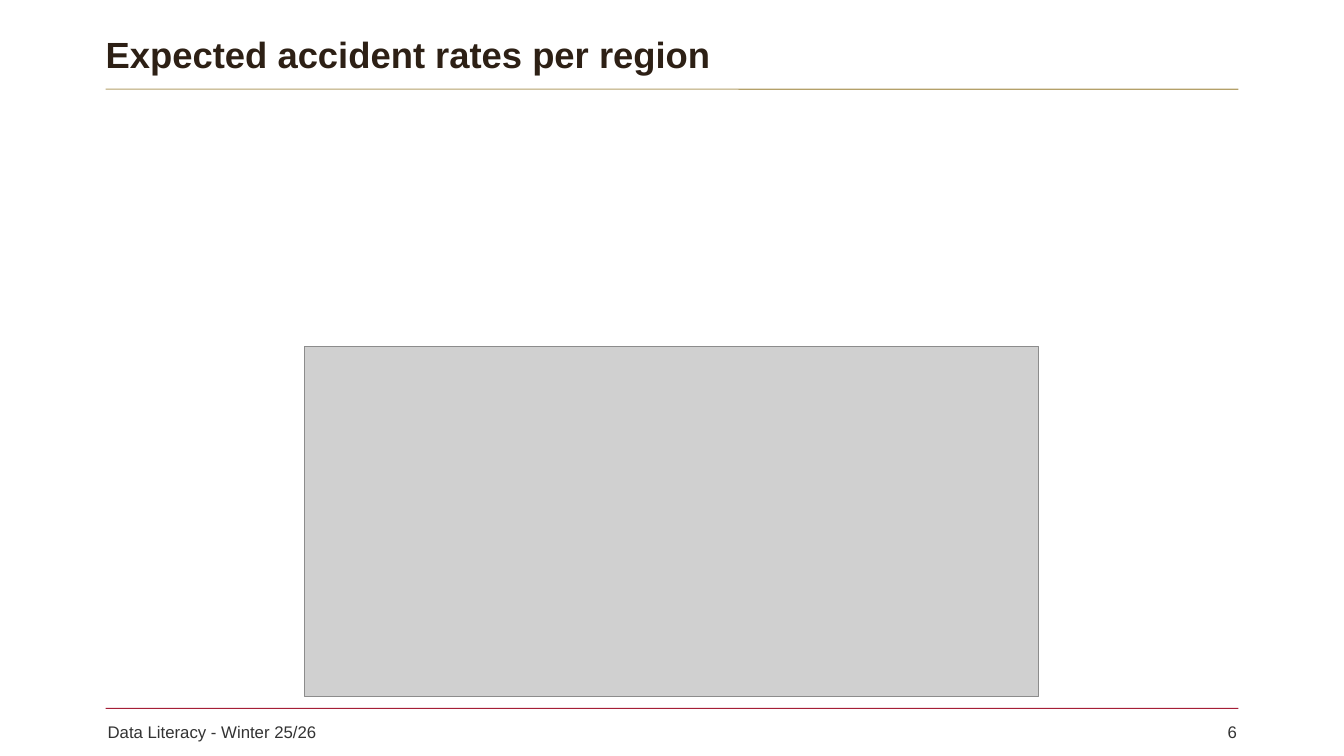
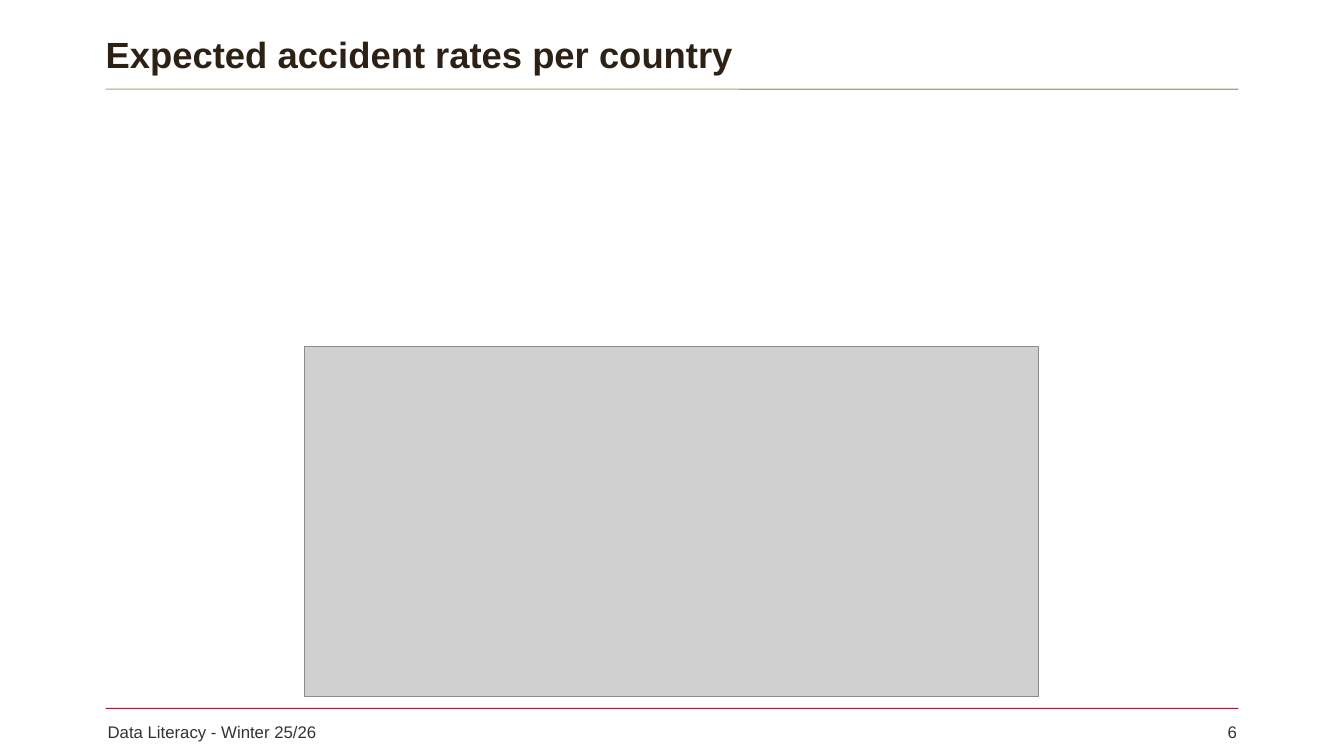
Before and after one commit to d2stcjm4qk-alt/data-lit-project, a slide deck: slide 6 of midterm_presentation.pptx. Drawn at 1344x756 pixels with LibreOffice and Linux fonts; fonts in the diff are those of the drawing; grey boxes stand for pictures; background and template pictures are left out. Boxes give left, top, right and bottom in pixels: in the first picture for what was removed or moved away, otherwise in the second. Text is boxed around its words. In the diff, an @@ line names an element or a change of style, - is before the commit and + after.

```diff
--- a/midterm_presentation.pptx
+++ b/midterm_presentation.pptx
@@ title at (106, 41, 732, 75): text changed @@
-Expected accident rates per region
+Expected accident rates per country
```
Also in this commit, not shown: 1 slide removed.
